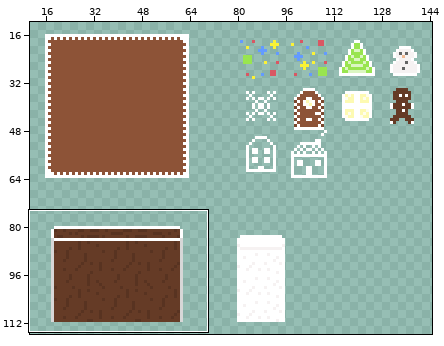
File history of a pixel-art file, Assets/Art/Pixel/MapChapter2(GingerBread).aseprite. The picture above shows the old version from afar; the outline marks the close-up.
Close-up. Before:
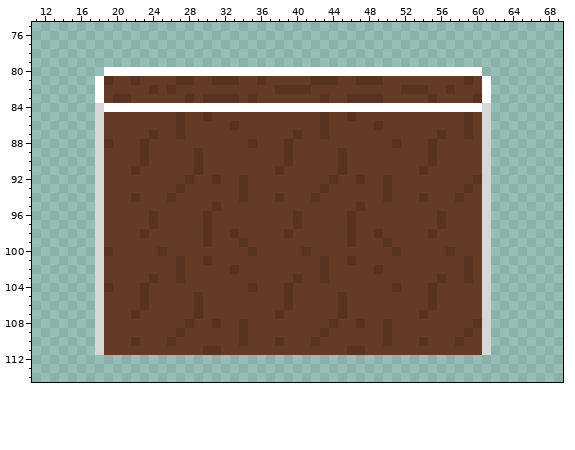
160x160 pixels, 1 frame. Colours within 5 levels of each other are drawn and written as one. Shown: x 11..69, y 75..114. The wide view leaves out empty margins.
Once edited:
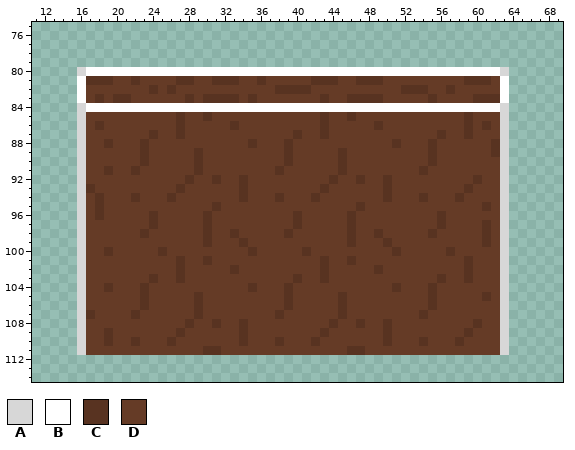
Palette (. is transparent): A #d7d7d7  B #ffffff  C #583321  D #653b26
Changes in this commit:
y 80: x 16..18 ... -> ABB; x 61..63 ... -> BBA
y 81: x 16..18 ..B -> BCC; x 60..63 DB.. -> CCDB
y 82: x 16..18 ..B -> BDD; x 61..63 B.. -> DDB
y 83: x 16..18 ..B -> BDC; x 61..63 B.. -> CCB
y 84: x 16..18 ..A -> ABB; x 61..63 A.. -> BBA
y 85: x 16..18 ..A -> ADD; x 61..63 A.. -> DDA
y 86: x 16..18 ..A -> ADC; x 61..63 A.. -> CDA
y 87: x 16..18 ..A -> ADD; x 61..63 A.. -> DDA
y 88..89: x 16..18 ..A -> ADD; x 61..63 A.. -> DCA
y 90: x 16..18 ..A -> ADD; x 61..63 A.. -> DDA
y 91: x 16..19 ..AD -> ADDC; x 61..63 A.. -> DDA
y 92: x 16..18 ..A -> ADD; x 61..63 A.. -> DDA
y 93: x 16..18 ..A -> ACD; x 61..63 A.. -> DDA
y 94: x 16..18 ..A -> ADC; x 61..63 A.. -> DDA
y 95: x 16..18 ..A -> ADC; x 61..63 A.. -> CDA
y 96: x 16..18 ..A -> ADC; x 61..63 A.. -> DDA
y 97..99: x 16..18 ..A -> ADD; x 61..63 A.. -> CDA
y 100..104: x 16..18 ..A -> ADD; x 61..63 A.. -> DDA
y 105: x 16..18 ..A -> ADD; x 61..63 A.. -> CDA
y 106: x 16..18 ..A -> ADD; x 61..63 A.. -> DDA
y 107: x 16..18 ..A -> ACD; x 61..63 A.. -> DDA
y 108: x 16..18 ..A -> ADD; x 61..63 A.. -> DDA
y 109..110: x 16..19 ..AD -> ADDC; x 61..63 A.. -> DDA
y 111: x 16..18 ..A -> ADD; x 61..63 A.. -> DDA
